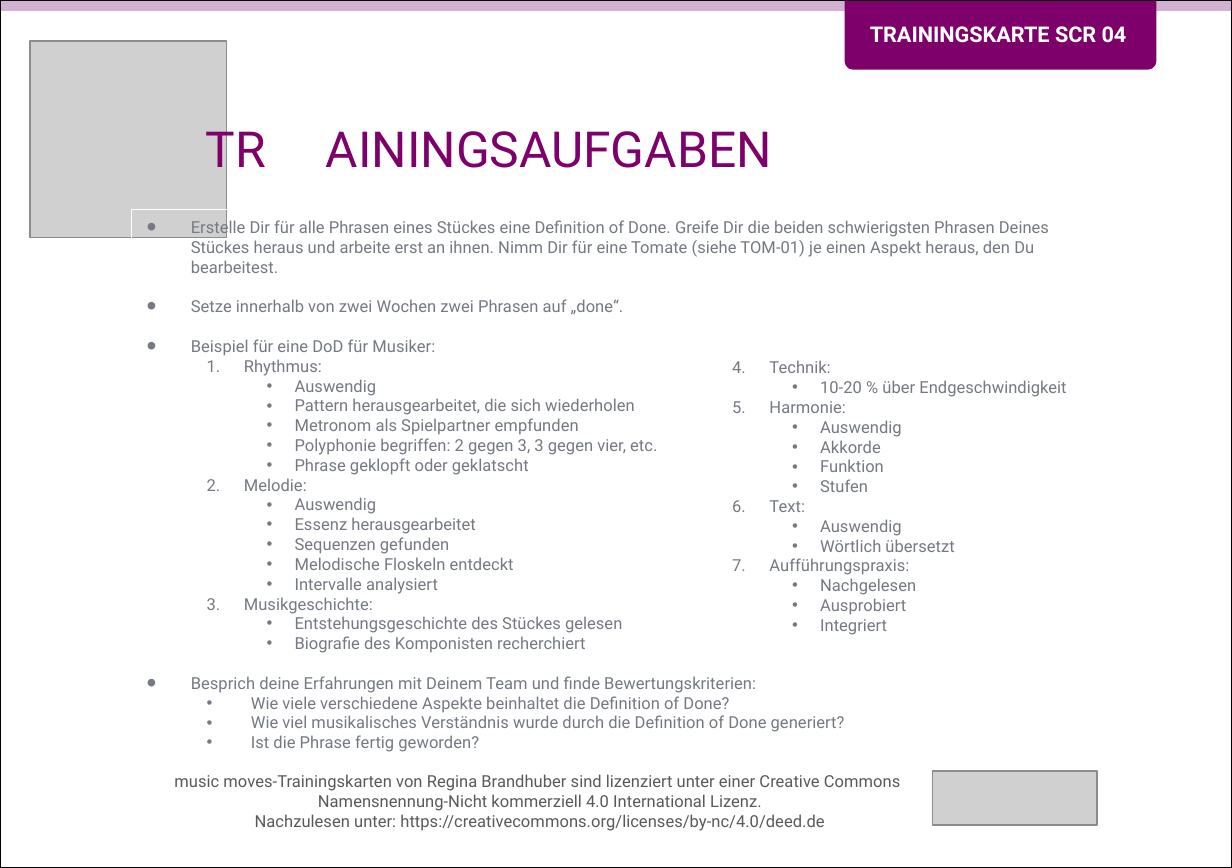
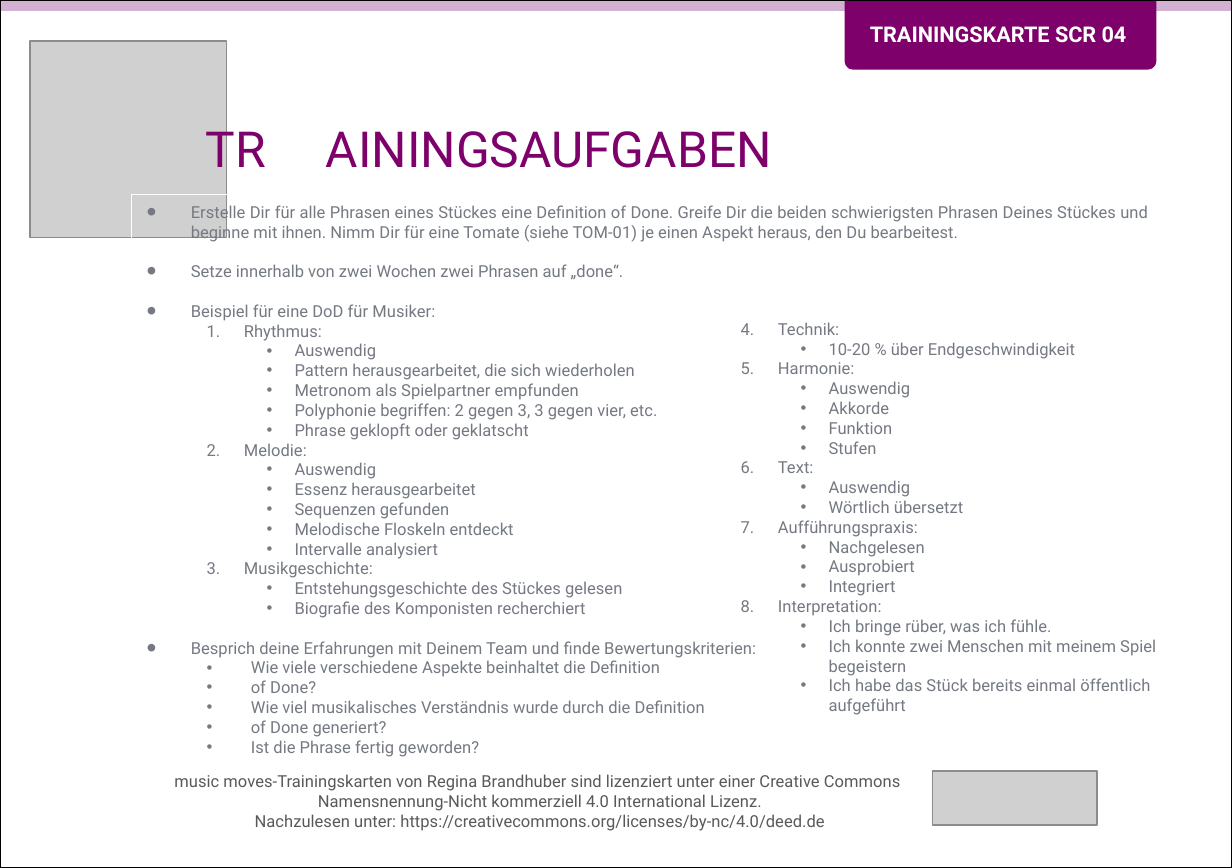
Before and after one commit to Teamtool/training-materials, a slide deck: slide 2 of training-cards/music moves/Scrum (SCR)/ger/apprentice/ger_SCR_04_Fertig_geübt_MM_A.pptx. Drawn at 1232x868 pixels with LibreOffice and Linux fonts; fonts in the diff are those of the drawing; grey boxes stand for pictures. Boxes give left, top, right and bottom in pixels: in the first picture for what was removed or moved away, otherwise in the second. Text is boxed around its words. In the diff, an @@ line names an element or a change of style, - is before the commit and + after.

Commit message:
SCR 02 Blocksatz und Text überarbeitet

```diff
--- a/training-cards/music moves/Scrum (SCR)/ger/apprentice/ger_SCR_04_Fertig_geübt_MM_A.pptx
+++ b/training-cards/music moves/Scrum (SCR)/ger/apprentice/ger_SCR_04_Fertig_geübt_MM_A.pptx
@@ rectangle "Erstelle Dir für alle Phrasen ..." resized from (x1=133, y1=210, x2=1101, y2=767) to (x1=133, y1=195, x2=1166, y2=772) @@
@@ text in rectangle at (x1=191, y1=203, x2=1148, y2=243): text changed @@
-• Erstelle Dir für alle Phrasen eines Stückes eine Definition of Done. Greife Dir die beiden schwierigsten Phrasen Deines Stückes heraus und arbeite erst an ihnen. Nimm Dir für eine Tomate (siehe TOM-01) je einen Aspekt heraus, den Du bearbeitest.
+• Erstelle Dir für alle Phrasen eines Stückes eine Definition of Done. Greife Dir die beiden schwierigsten Phrasen Deines Stückes und beginne mit ihnen. Nimm Dir für eine Tomate (siehe TOM-01) je einen Aspekt heraus, den Du bearbeitest.
@@ text "Technik:" moved from (x1=769, y1=360, x2=1066, y2=635) to (x1=778, y1=322, x2=1156, y2=715) @@
@@ text at (x1=778, y1=600, x2=1156, y2=715): paragraphs added @@
+8. Interpretation:
+  • Ich bringe rüber, was ich fühle.
+  • Ich konnte zwei Menschen mit meinem Spiel begeistern
+  • Ich habe das Stück bereits einmal öffentlich aufgeführt
@@ text in rectangle at (x1=251, y1=660, x2=705, y2=737): text changed @@
-  • Wie viele verschiedene Aspekte beinhaltet die Definition of Done?
-  • Wie viel musikalisches Verständnis wurde durch die Definition of Done generiert?
+  • Wie viele verschiedene Aspekte beinhaltet die Definition
+  • of Done?
+  • Wie viel musikalisches Verständnis wurde durch die Definition
+  • of Done generiert?
```
Also in this commit, not shown: 1 other slide changed, 1 other file.
